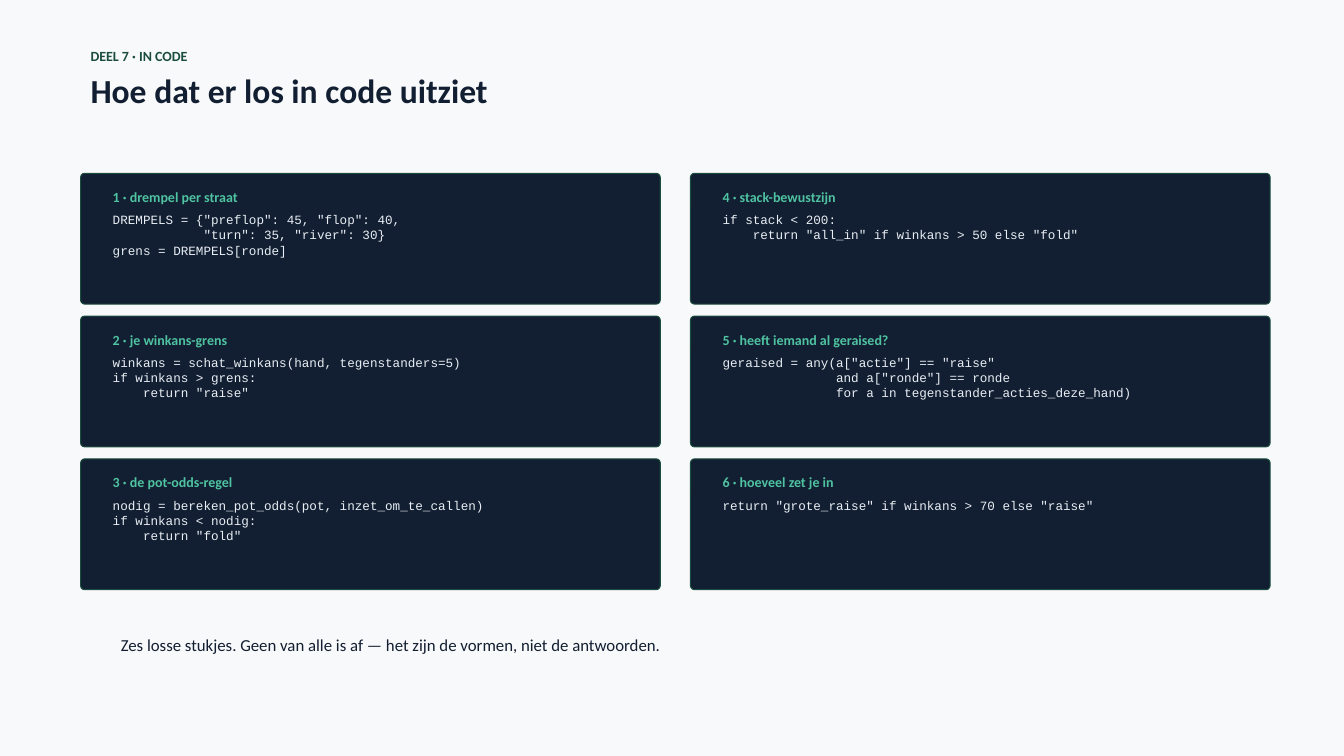
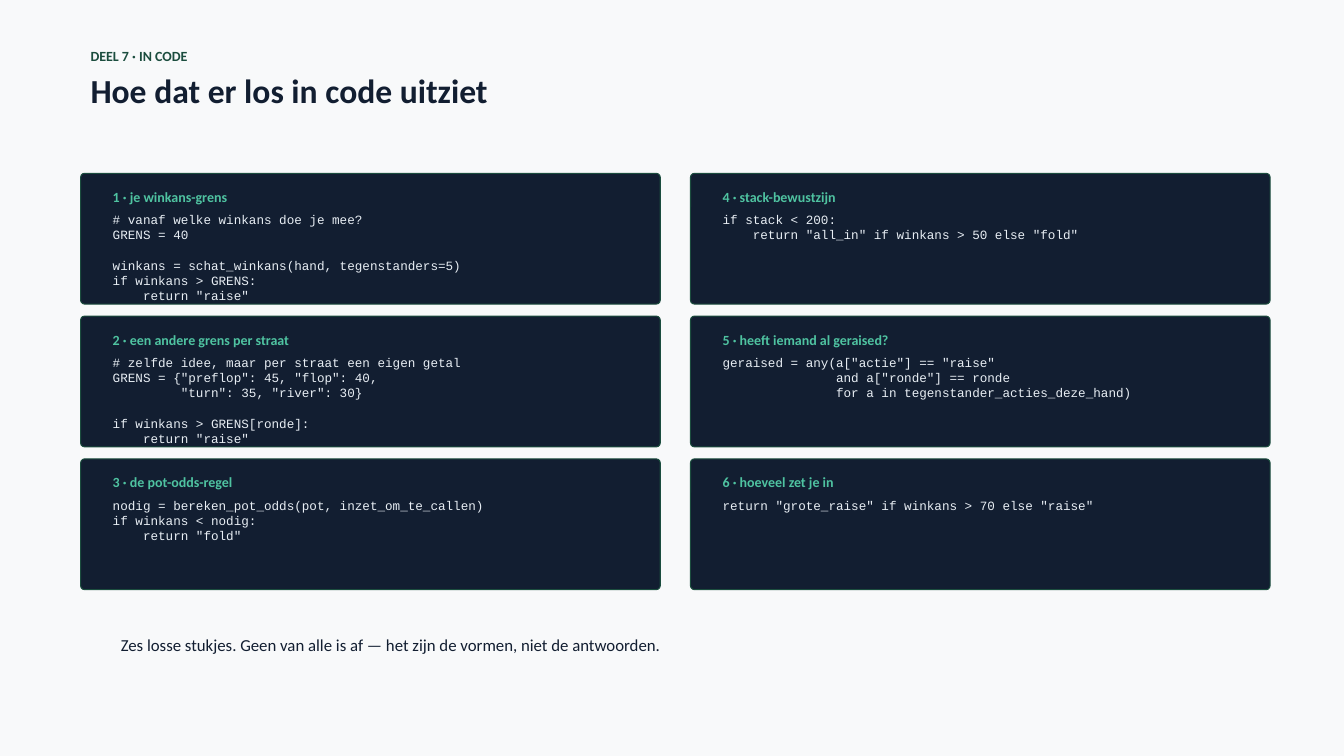
Before and after one commit to finturion/poker-analytics-challenge, a slide deck: slide 27 of powerpoints/Pokerbot_Upgrade_Week3.pptx. Drawn at 1344x756 pixels with LibreOffice and Linux fonts; fonts in the diff are those of the drawing. Boxes give left, top, right and bottom in pixels: in the first picture for what was removed or moved away, otherwise in the second. Text is boxed around its words. In the diff, an @@ line names an element or a change of style, - is before the commit and + after.

```diff
--- a/powerpoints/Pokerbot_Upgrade_Week3.pptx
+++ b/powerpoints/Pokerbot_Upgrade_Week3.pptx
@@ text at <box>113,192,461,300</box>: text changed @@
-1 · drempel per straat
-DREMPELS = {"preflop": 45, "flop": 40,
-"turn": 35, "river": 30}
-grens = DREMPELS[ronde]
+1 · je winkans-grens
+# vanaf welke winkans doe je mee?
+GRENS = 40
+winkans = schat_winkans(hand, tegenstanders=5)
+if winkans > GRENS:
+return "raise"
@@ text at <box>113,335,461,431</box>: text changed @@
-2 · je winkans-grens
-winkans = schat_winkans(hand, tegenstanders=5)
-if winkans > grens:
+2 · een andere grens per straat
+# zelfde idee, maar per straat een eigen getal
+GRENS = {"preflop": 45, "flop": 40,
+"turn": 35, "river": 30}
+if winkans > GRENS[ronde]:
```
Also in this commit, not shown: 7 other slides changed, 6 other files.
